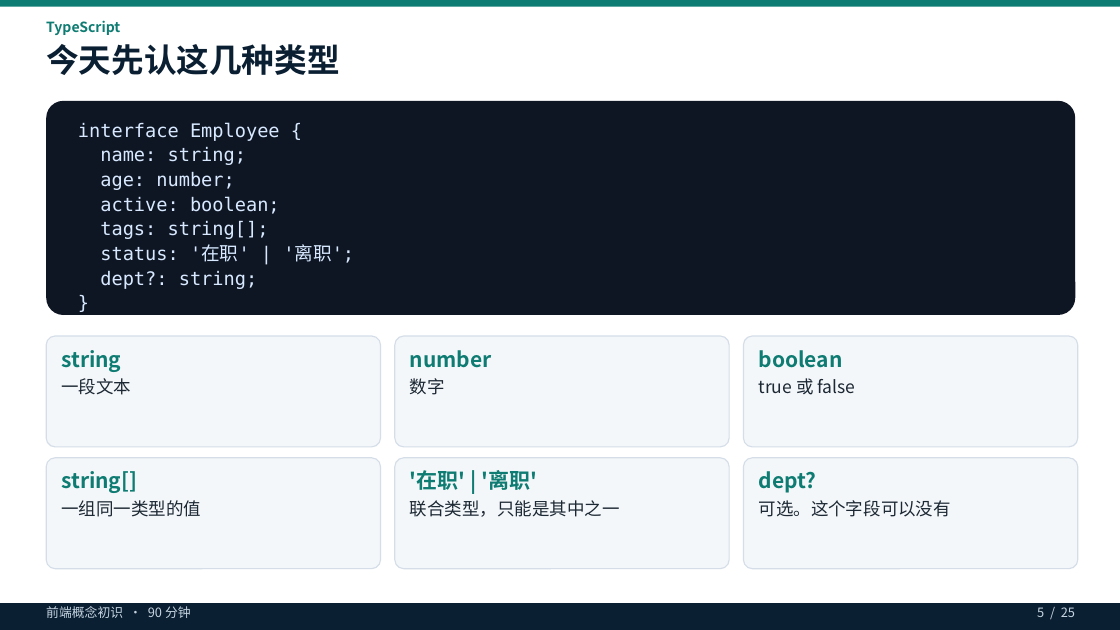
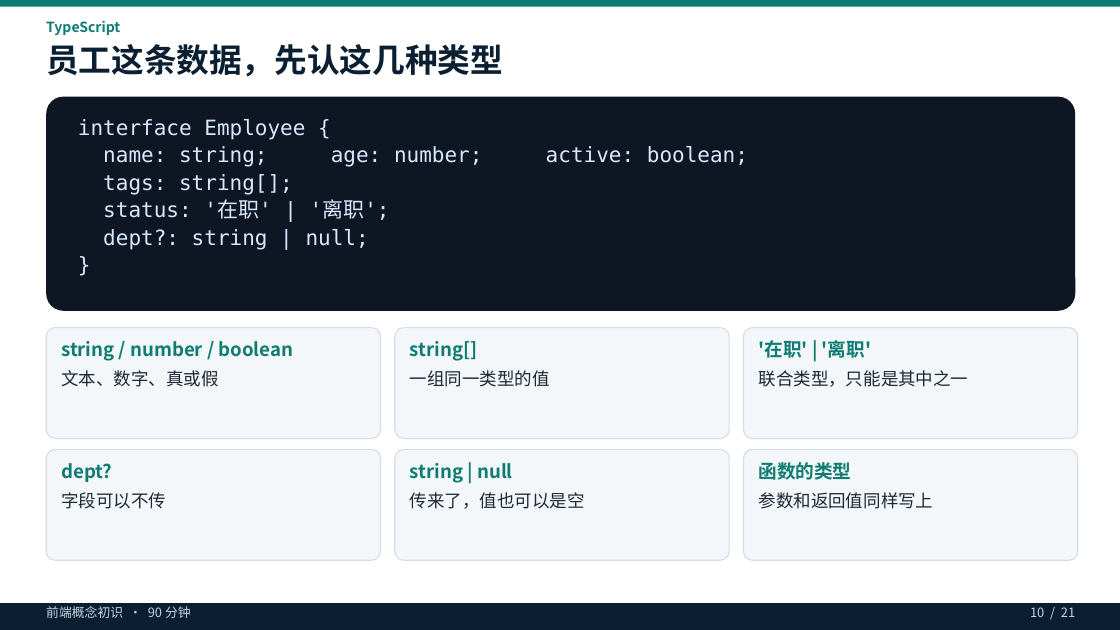
Before and after one commit to shangwanzheng/self-study, a slide deck: slide 10 of 前端概念初识.pptx (slide 3 before the commit). Drawn at 1120x630 pixels with LibreOffice and Linux fonts; fonts in the diff are those of the drawing. Boxes give left, top, right and bottom in pixels: in the first picture for what was removed or moved away, otherwise in the second. Text is boxed around its words. In the diff, an @@ line names an element or a change of style, - is before the commit and + after.

```diff
--- a/前端概念初识.pptx
+++ b/前端概念初识.pptx
@@ text at box(46, 44, 503, 77): text changed @@
-今天先认这几种类型
+员工这条数据，先认这几种类型
@@ rounded rectangle: place and size @@
-rounded rectangle at box(46, 101, 1075, 315)
+rounded rectangle at box(46, 97, 1075, 311)
@@ text at box(78, 119, 390, 220): size 16 to 18 pt in "interface Employee {", "tags: string[];", "status: '在职' | '离职';", "}" @@
@@ text at box(103, 146, 482, 167): text changed; size 16 to 18 pt @@
-name: string;
-age: number;
-active: boolean;
+name: string; age: number; active: boolean;
@@ text at box(103, 229, 369, 250): text changed; size 16 to 18 pt @@
-dept?: string;
+dept?: string | null;
@@ text at box(61, 341, 294, 361): text changed; size 18 to 16 pt @@
-string
+string / number / boolean
@@ text removed at box(410, 350, 492, 368) @@
-number
@@ text removed at box(759, 350, 843, 368) @@
-boolean
@@ text at box(61, 370, 218, 387): text changed @@
-一段文本
+文本、数字、真或假
@@ text removed at box(410, 378, 445, 395) @@
-数字
@@ 4 texts: place and size @@
-4 texts at box(61, 470, 620, 517)
+4 texts at box(410, 340, 969, 387)
@@ text removed at box(759, 378, 856, 395) @@
-true 或 false
@@ size 18 to 16 pt in 3 elements at box(410, 341, 477, 361), box(759, 340, 871, 358), box(61, 463, 112, 482) @@
@@ text "dept?": place and size @@
-text "dept?" at box(759, 471, 817, 493)
+text "dept?" at box(61, 463, 112, 482)
@@ text added at box(410, 463, 513, 483), 16 pt, text #0E7C72, bold @@
+string | null
@@ 6 rounded rectangles: place and size @@
-6 rounded rectangles at box(46, 336, 1078, 569)
+6 rounded rectangles at box(46, 328, 1078, 560)
@@ text added at box(759, 462, 852, 480), 16 pt, text #0E7C72, bold @@
+函数的类型
@@ text added at box(61, 492, 166, 509), 15 pt, text #1C2833 @@
+字段可以不传
@@ text added at box(410, 492, 585, 509), 15 pt, text #1C2833 @@
+传来了，值也可以是空
@@ text at box(759, 492, 934, 509): text changed @@
-可选。这个字段可以没有
+参数和返回值同样写上
@@ text at box(1030, 607, 1075, 617): text changed @@
-5 / 25
+10 / 21
```
Also in this commit, not shown: 11 other slides changed, 9 slides added, 11 slides removed, 59 other files.
